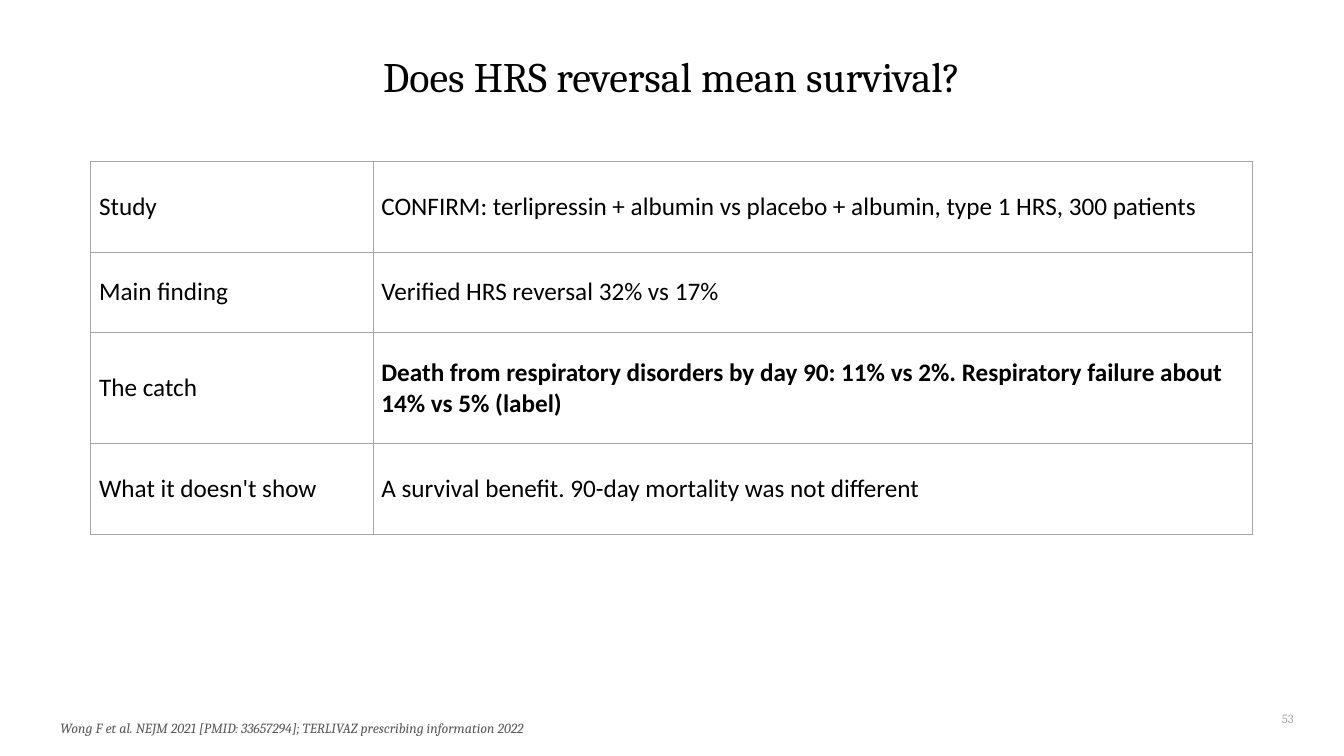
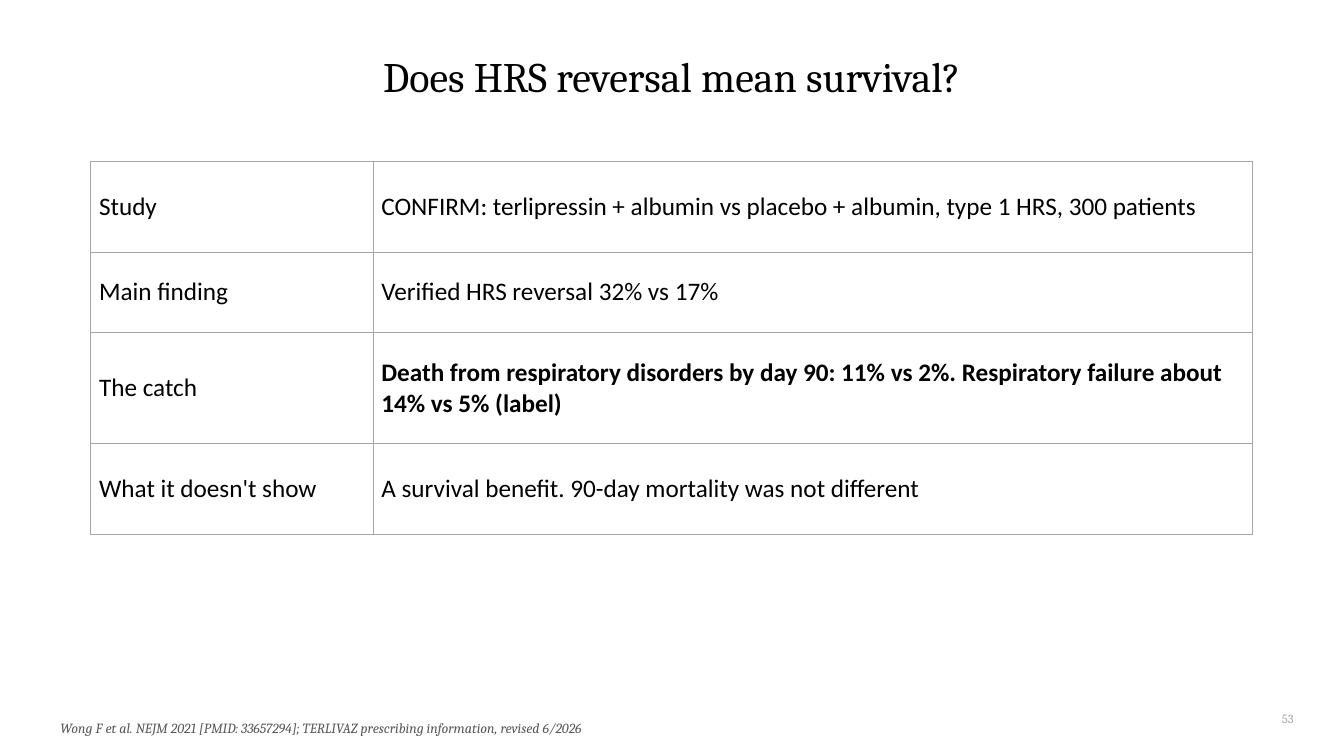
Before and after one commit to qaddodi/mohammad-almeqdadi-lectures, a slide deck: slide 53 of lectures/acute-liver-failure-aclf-in-icu/ALF and ACLF in the ICU.pptx. Drawn at 1344x756 pixels with LibreOffice and Linux fonts; fonts in the diff are those of the drawing. Boxes give left, top, right and bottom in pixels: in the first picture for what was removed or moved away, otherwise in the second. Text is boxed around its words. In the diff, an @@ line names an element or a change of style, - is before the commit and + after.

```diff
--- a/lectures/acute-liver-failure-aclf-in-icu/ALF and ACLF in the ICU.pptx
+++ b/lectures/acute-liver-failure-aclf-in-icu/ALF and ACLF in the ICU.pptx
@@ text at bbox=[60, 723, 582, 736]: text changed @@
-Wong F et al. NEJM 2021 [PMID: 33657294]; TERLIVAZ prescribing information 2022
+Wong F et al. NEJM 2021 [PMID: 33657294]; TERLIVAZ prescribing information, revised 6/2026
```
Also in this commit, not shown: 12 other slides changed, 1 other file.
